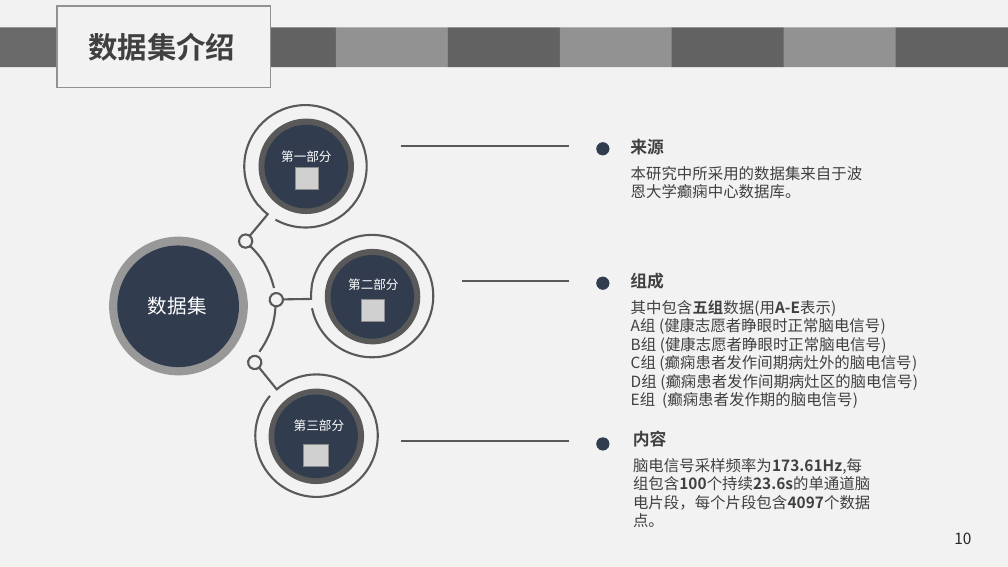
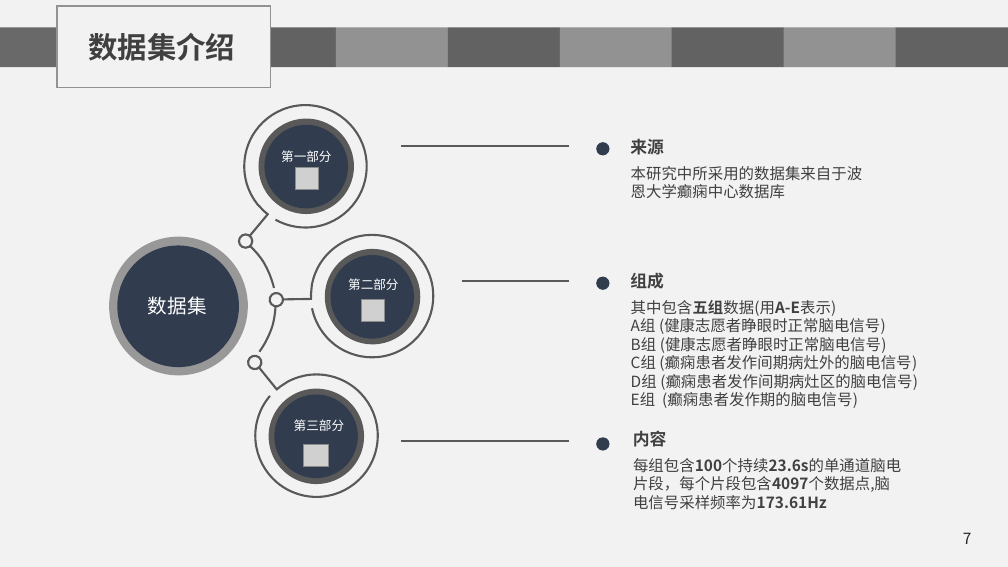
Before and after one commit to chenshuaihua/Graduate, a slide deck: slide 7 of 毕设文件/陈帅华-2016014016-自实1601-中期答辩.pptx (slide 10 before the commit). Drawn at 1008x567 pixels with LibreOffice and Linux fonts; fonts in the diff are those of the drawing; grey boxes stand for pictures; background and template pictures are left out. Boxes give left, top, right and bottom in pixels: in the first picture for what was removed or moved away, otherwise in the second. Text is boxed around its words. In the diff, an @@ line names an element or a change of style, - is before the commit and + after.

```diff
--- a/毕设文件/陈帅华-2016014016-自实1601-中期答辩.pptx
+++ b/毕设文件/陈帅华-2016014016-自实1601-中期答辩.pptx
@@ text at box(631, 166, 862, 198): text changed @@
-本研究中所采用的数据集来自于波恩大学癫痫中心数据库。
+本研究中所采用的数据集来自于波恩大学癫痫中心数据库
@@ text at box(633, 458, 901, 510): text changed @@
-脑电信号采样频率为173.61Hz,每组包含100个持续23.6s的单通道脑电片段，每个片段包含4097个数据点。
+每组包含100个持续23.6s的单通道脑电片段，每个片段包含4097个数据点,脑电信号采样频率为173.61Hz
@@ page number at box(963, 532, 972, 544): text changed @@
-10
+7
```
Also in this commit, not shown: 24 other slides changed, 2 slides added, 24 slides removed, 1 other file.
